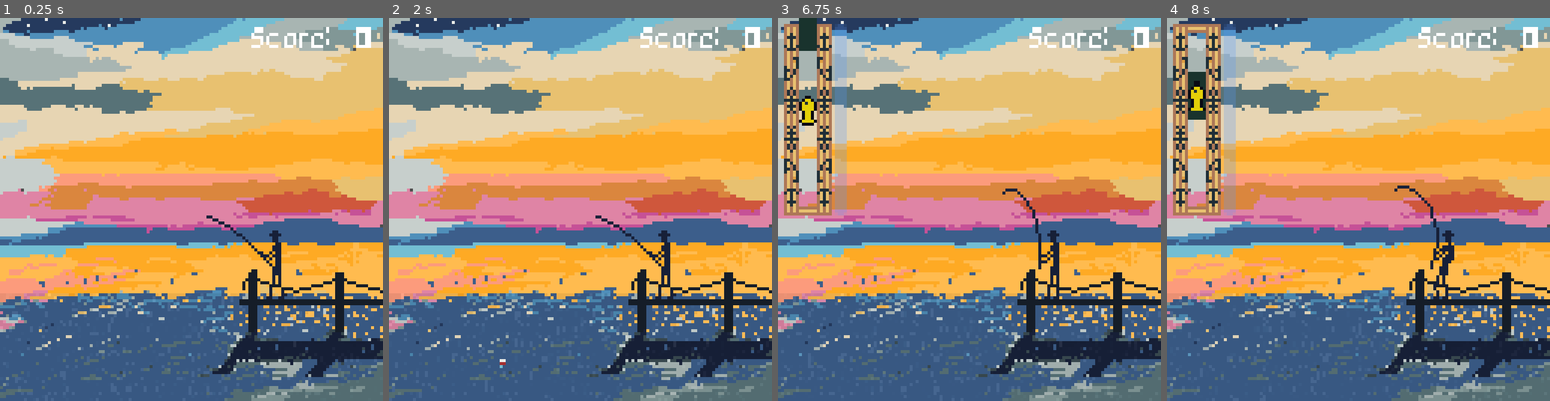
Above: before the commit, frames 1-4 (left to right).
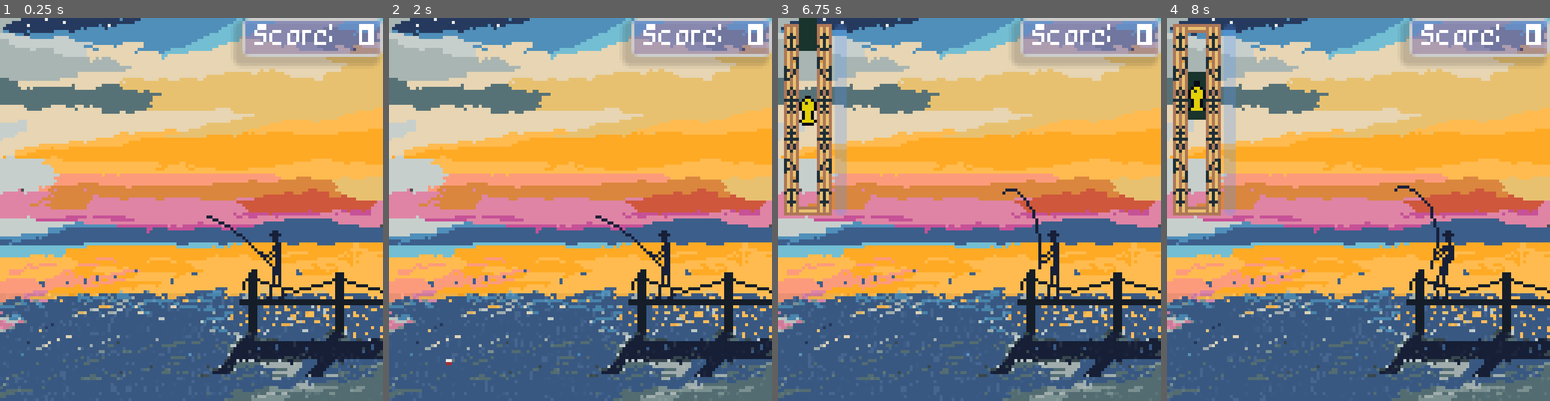
Above: after the commit, the same moments.

Repository: HagbardCelineDion/fishing-game
Game: Godot game, scene res://scenes/level.tscn
The game is run twice, just before and just after one commit, with the same random seed, the same clock (stepped at 60 frames per second) and the same inputs.
Inputs:
- Up to frame 1 (0.25 s): no input
- Up to frame 2 (2 s): tap Enter at 0.5 s; tap Space (space) at 0.6, 1.35 s
- Up to frame 3 (6.75 s): tap Space (space) at 2.1, 2.85, 3.5, 3.6, 4.35, 5.1, 5.75, 5.85, 6.6 s; tap Enter at 4.25 s
- Up to frame 4 (8 s): tap Space (space) at 7.35 s

The runs differ from the first frame. In frame 1, 4.7% of the frame differs, in the area x 60-100%, y 0-13%; in frame 2, 4.7%, in the area x 14-100%, y 0-92%; in frame 3, 4.7%; in frame 4, 4.7%.

Commit message:
Added best fish tracking

Diff:
--- a/fish/tire.tres
+++ b/fish/tire.tres
@@ -7,6 +7,6 @@
 script = ExtResource("2_1xfi7")
 min_length = 12.0
 max_length = 24.0
-name = "Tire"
+name = "Ugh it's a Tire"
 image = ExtResource("1_i46hl")
 metadata/_custom_type_script = "uid://c3bd3dr11ihst"
--- a/scenes/GameControl/fish_controller.gd
+++ b/scenes/GameControl/fish_controller.gd
@@ -39,6 +39,12 @@
 func display() -> void:
 	var pos_tween = create_tween()
 	var scale_tween = create_tween()
-	pos_tween.tween_property($fish_ui, "position", Vector2(64,64),1)
+	pos_tween.tween_property($fish_ui, "position", Vector2(64,42),1)
 	scale_tween.tween_property($fish_ui,"scale",Vector2(2,2),1)
 	fish_ui.do_rotate()
+
+func return_name() -> String:
+	return fish_ui.return_name()
+
+func get_length() -> int:
+	return fish_ui.get_length()
--- a/scenes/level.gd
+++ b/scenes/level.gd
@@ -3,8 +3,9 @@
 @onready var fish_controller: FishController = $FishController
 @onready var fishing_minigame: Game = $FishingMinigame
 @onready var fisherman: Fisherman = $Fisherman
-@onready var score: Label = $CanvasLayer/Score
+@onready var score: Label = $CanvasLayer/PanelContainer2/MarginContainer/Score
 @onready var wait_timer: Timer = $WaitTimer
+@onready var best_fish: Dictionary[String, int] = {}
 
 enum State {STAND, CASTING, WAIT, BITE, GAME, WON, DISPLAY, DISPLAYING, LOST}
 
@@ -56,7 +57,7 @@
 
 
 func stand() -> void:
-	$"CanvasLayer/Fish Deets".visible = false
+	$CanvasLayer/PanelContainer.visible = false
 	fish_controller.visible = false
 	fisherman.stand_animate()
 	if Input.is_action_just_pressed("space"):
@@ -109,10 +110,15 @@
 		waiting = true
 		game_state = State.DISPLAYING
 		wait_timer.start()
+		if best_fish.has(fish_controller.return_name()):
+			if fish_controller.get_length() > best_fish.get(fish_controller.return_name()):
+				best_fish.set(fish_controller.return_name(),fish_controller.get_length())
+		else:
+			best_fish.set(fish_controller.return_name(),fish_controller.get_length())
 		await Signal($FishController,"reeled_in")
 		fish_controller.display()
-		$"CanvasLayer/Fish Deets".text = fish_controller.print()
-		$"CanvasLayer/Fish Deets".visible = true
+		$"CanvasLayer/PanelContainer/MarginContainer/CenterContainer/Fish Deets".text = fish_controller.print() + "\nBest: " + str(best_fish.get(fish_controller.return_name()))
+		$CanvasLayer/PanelContainer.visible = true
 		game_state = State.DISPLAY
 	else:
 		if wait_timer.is_stopped():
@@ -128,8 +134,8 @@
 		fish_on = false
 		game_state = State.DISPLAYING
 		wait_timer.start()
-		$"CanvasLayer/Fish Deets".text = "Fish got away!"
-		$"CanvasLayer/Fish Deets".visible = true
+		$"CanvasLayer/PanelContainer/MarginContainer/CenterContainer/Fish Deets".text = "Fish got away!"
+		$CanvasLayer/PanelContainer.visible = true
 		game_state = State.LOST
 	else:
 		if wait_timer.is_stopped():
--- a/scenes/level.tscn
+++ b/scenes/level.tscn
@@ -16,6 +16,7 @@
 [ext_resource type="PackedScene" uid="uid://ccnyyy80f540r" path="res://scenes/Fisherman/splash.tscn" id="14_556r4"]
 [ext_resource type="FontFile" uid="uid://dlwmccrr0twqh" path="res://art/fonts/pixel_rpg.ttf" id="15_7agi7"]
 [ext_resource type="PackedScene" uid="uid://bwcde6gpewmcf" path="res://scenes/Fisherman/bobber.tscn" id="16_arp2o"]
+[ext_resource type="StyleBox" uid="uid://dhjmu2t0rr4ew" path="res://themes/style_box_flat.tres" id="16_ux5qa"]
 
 [sub_resource type="ShaderMaterial" id="ShaderMaterial_srbyt"]
 shader = ExtResource("3_ux5qa")
@@ -62,10 +63,10 @@
 position = Vector2(92, 70)
 
 [node name="Splash" parent="." unique_id=485964473 instance=ExtResource("14_556r4")]
-position = Vector2(37, 111)
+position = Vector2(19, 110)
 
 [node name="Bobber" parent="." unique_id=180431870 instance=ExtResource("16_arp2o")]
-position = Vector2(38, 116)
+position = Vector2(20, 116)
 
 [node name="FishController" parent="." unique_id=805653219 instance=ExtResource("10_wu01b")]
 
@@ -78,38 +79,66 @@
 
 [node name="CanvasLayer" type="CanvasLayer" parent="." unique_id=762331109]
 
-[node name="Score" type="Label" parent="CanvasLayer" unique_id=1533520758]
-anchors_preset = -1
+[node name="PanelContainer2" type="PanelContainer" parent="CanvasLayer" unique_id=1036985399]
+anchors_preset = 1
 anchor_left = 1.0
 anchor_right = 1.0
-offset_left = -91.0
-offset_top = 3.0
-offset_right = -3.0
-offset_bottom = 23.0
+offset_left = -47.0
+offset_bottom = 11.0
 grow_horizontal = 0
+theme_override_styles/panel = ExtResource("16_ux5qa")
+
+[node name="MarginContainer" type="MarginContainer" parent="CanvasLayer/PanelContainer2" unique_id=906138746]
+layout_mode = 2
+theme_override_constants/margin_left = 1
+theme_override_constants/margin_top = 1
+theme_override_constants/margin_right = 1
+theme_override_constants/margin_bottom = 1
+
+[node name="Score" type="Label" parent="CanvasLayer/PanelContainer2/MarginContainer" unique_id=1533520758]
+layout_mode = 2
 theme_override_fonts/font = ExtResource("15_7agi7")
 theme_override_font_sizes/font_size = 8
 text = "Score: 10"
 horizontal_alignment = 2
 
-[node name="Fish Deets" type="Label" parent="CanvasLayer" unique_id=359314729]
-anchors_preset = -1
+[node name="PanelContainer" type="PanelContainer" parent="CanvasLayer" unique_id=1025434295]
+custom_minimum_size = Vector2(40, 5)
+anchors_preset = 8
 anchor_left = 0.5
 anchor_top = 0.5
 anchor_right = 0.5
 anchor_bottom = 0.5
 offset_left = -20.0
-offset_top = 39.0
+offset_top = 18.0
 offset_right = 20.0
-offset_bottom = 60.0
+offset_bottom = 49.0
 grow_horizontal = 2
 grow_vertical = 2
+theme_override_styles/panel = ExtResource("16_ux5qa")
+
+[node name="MarginContainer" type="MarginContainer" parent="CanvasLayer/PanelContainer" unique_id=345546958]
+layout_mode = 2
+size_flags_vertical = 4
+theme_override_constants/margin_left = 3
+theme_override_constants/margin_top = 1
+theme_override_constants/margin_right = 3
+theme_override_constants/margin_bottom = 1
+
+[node name="CenterContainer" type="CenterContainer" parent="CanvasLayer/PanelContainer/MarginContainer" unique_id=21222993]
+layout_mode = 2
+size_flags_vertical = 4
+
+[node name="Fish Deets" type="Label" parent="CanvasLayer/PanelContainer/MarginContainer/CenterContainer" unique_id=359314729]
+layout_mode = 2
+theme_override_colors/font_color = Color(0.9999998, 0.8662196, 0.71412045, 1)
+theme_override_colors/font_shadow_color = Color(0, 0, 0, 0.8509804)
+theme_override_constants/shadow_offset_x = -1
+theme_override_constants/shadow_offset_y = 1
 theme_override_fonts/font = ExtResource("15_7agi7")
 theme_override_font_sizes/font_size = 8
-text = "Fish
-DOne"
 horizontal_alignment = 1
-vertical_alignment = 1
+vertical_alignment = 3
 
 [node name="WaitTimer" type="Timer" parent="." unique_id=1836037440]
 wait_time = 3.0
--- a/scenes/ui/fish_ui.gd
+++ b/scenes/ui/fish_ui.gd
@@ -32,8 +32,8 @@
 func print_stats() -> String:
 	var string: String = ""
 	string += fish.name + "\n"
-	string += "length: " + str(fish.get_length()) + "\n"
-	string += "value: " + str(fish.get_value()) + "\n"
+	string += "Length: " + str(fish.get_length()) + "\n"
+	string += "Value: " + str(fish.get_value())
 	return string
 
 func rotate_needed() -> bool:
@@ -43,3 +43,9 @@
 	if not rotate_needed():
 		var tween = create_tween()
 		tween.tween_property(sprite, "rotation_degrees", 0, 1)
+
+func return_name() -> String:
+	return fish.name
+
+func get_length() -> int:
+	return fish.length
--- /dev/null
+++ b/themes/style_box_flat.tres
@@ -0,0 +1,16 @@
+[gd_resource type="StyleBoxFlat" format=3 uid="uid://dhjmu2t0rr4ew"]
+
+[resource]
+bg_color = Color(0.46666667, 0.34901962, 0.99607843, 0.24313726)
+border_width_left = 1
+border_width_top = 1
+border_width_right = 1
+border_width_bottom = 1
+border_blend = true
+corner_radius_top_left = 2
+corner_radius_top_right = 2
+corner_radius_bottom_right = 2
+corner_radius_bottom_left = 2
+shadow_color = Color(0.105882354, 0.105882354, 0.105882354, 0.19215687)
+shadow_size = 2
+shadow_offset = Vector2(-2, 2)
